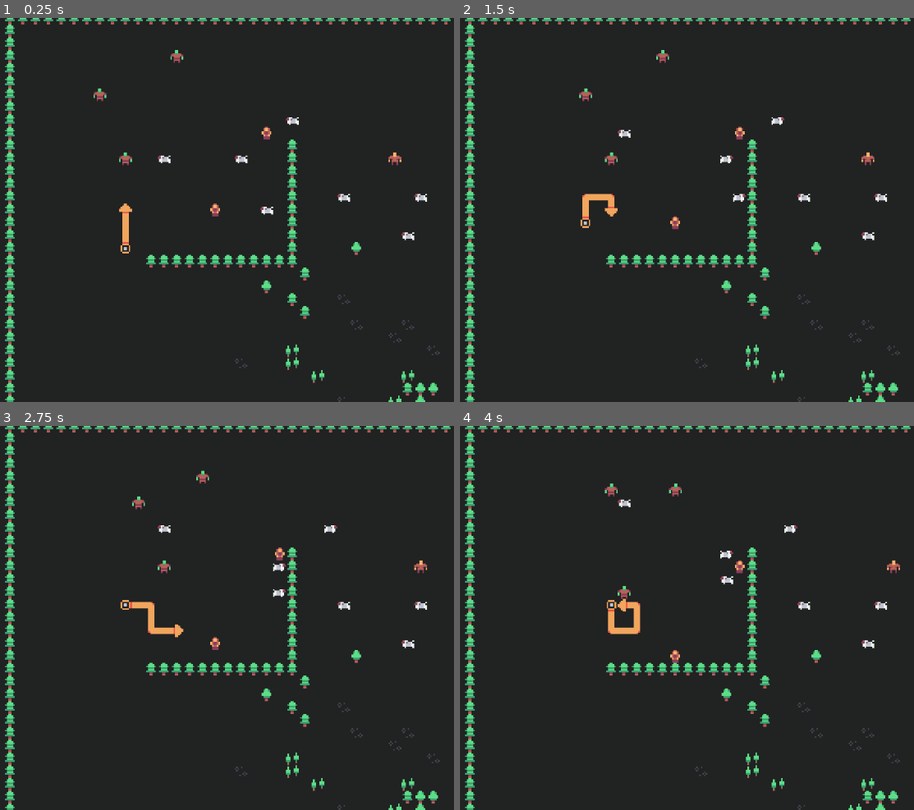
Above: before the commit, frames 1-4 (two rows, left to right).
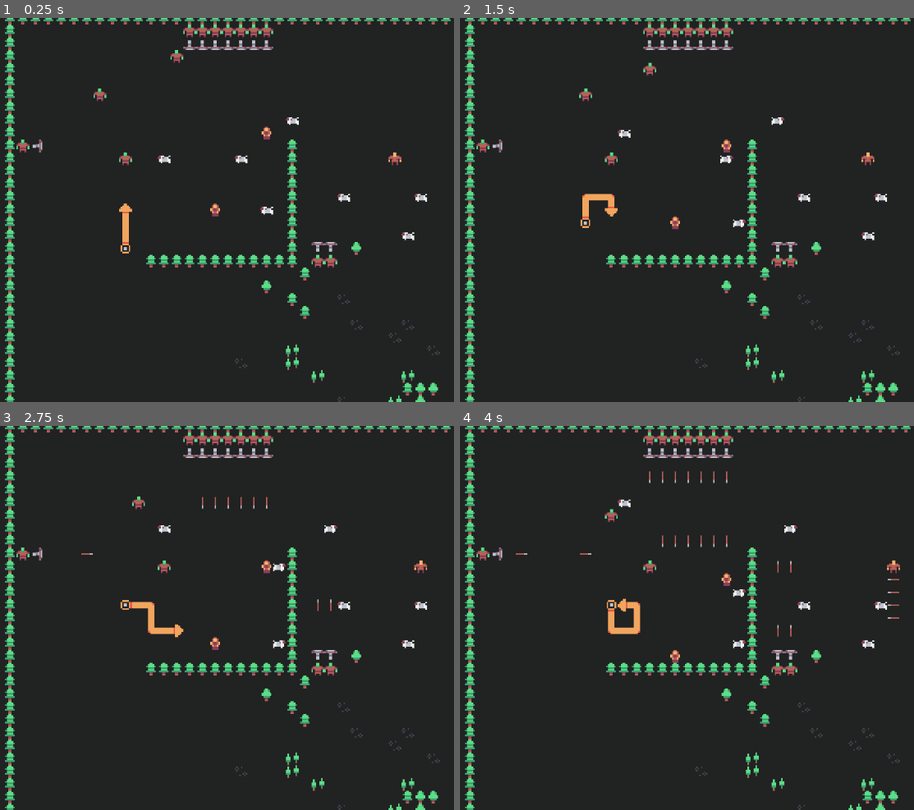
Above: after the commit, the same moments.

Repository: Miziziziz/SnakeLike
Game: Godot game, scene res://levels/TestWorld.tscn
Two runs of this game, one before a commit and one after it. Both use one fixed random seed, a clock stepped at 60 frames per second and the inputs below.
Inputs (mouse positions are in pixels of both pictures, inside the frame that each line leads up to):
- Up to frame 1 (0.25 s): no input
- Up to frame 2 (1.5 s): tap Enter (ui_accept) at 0.5, 0.77 s; move the mouse to (727, 190) at 0.52 s; hold D (move_right) 0.53-1.28 s; move the mouse to (outside the picture) at 1.27 s; hold S (move_down) from 1.28 s (still down)
- Up to frame 3 (2.75 s): tap Enter (ui_accept) at 1.52 s; move the mouse to (190, 533) at 2.02 s; release S (move_down) at 2.03 s; hold D (move_right) from 2.03 s (still down)
- Up to frame 4 (4 s): move the mouse to (550, 694) at 2.77 s; release D (move_right) at 2.78 s; hold W (move_up) 2.78-3.53 s; tap Enter (ui_accept) at 3.02, 3.77 s; move the mouse to (782, 675) at 3.52 s; hold A (move_left) from 3.53 s (still down)

The runs differ from the first frame. In frame 1, 1.0% of the frame differs, in the area x 3-75%, y 1-65%; in frame 2, 1.3%; in frame 3, 1.3%; in frame 4, 1.8%, in the area x 3-97%, y 1-65%.

Commit message:
added orc archers and arrow projectiles

Diff:
--- /dev/null
+++ b/characters/Arrow.gd
@@ -0,0 +1,40 @@
+extends Character
+
+const MOVE_RATE = 1 # steps player moves before this character moves
+var move_counter = 0
+
+func init():
+	var rot = global_rotation_degrees
+	while rot < 0:
+		rot += 360
+	if rot < 45 or rot > 315:
+		cur_direction = DIRECTIONS.UP
+	elif rot >= 45 and rot < 135:
+		cur_direction = DIRECTIONS.RIGHT
+	elif rot >= 135 and rot < 225:
+		cur_direction = DIRECTIONS.DOWN
+	else: #if rot >= 225 and rot < 315:
+		cur_direction = DIRECTIONS.LEFT
+
+func incremement_move_counter():
+	move_counter += 1
+	move_counter %= MOVE_RATE
+	if move_counter == 0:
+		if !move(false):
+			check_to_kill()
+			kill()
+
+
+func check_to_kill():
+	var offset = get_offset_for_dir(cur_direction)
+	var new_pos = global_position + offset
+	for character in get_tree().get_nodes_in_group("characters"):
+		if character.global_position.distance_squared_to(new_pos) < 3:
+				character.kill()
+				return
+	if tilemap.player.head_sprite.global_position.distance_squared_to(new_pos) < 3:
+		tilemap.player.kill()
+
+
+func kill():
+	queue_free()
--- /dev/null
+++ b/characters/Arrow.tscn
@@ -0,0 +1,16 @@
+[gd_scene load_steps=3 format=2]
+
+[ext_resource path="res://colored_tilemap_packed.png" type="Texture" id=1]
+[ext_resource path="res://characters/Arrow.gd" type="Script" id=2]
+
+[node name="Arrow" type="Node2D" groups=[
+"projectiles",
+]]
+script = ExtResource( 2 )
+
+[node name="Sprite" type="Sprite" parent="."]
+position = Vector2( -0.5, -0.5 )
+texture = ExtResource( 1 )
+offset = Vector2( 0.5, 0.5 )
+region_enabled = true
+region_rect = Rect2( 89, 38, 1, 7 )
--- a/characters/Character.gd
+++ b/characters/Character.gd
@@ -4,27 +4,28 @@
 
 onready var tilemap : TileMap = get_parent()
 
-enum DIRECTIONS {UP, DOWN, LEFT, RIGHT}
+enum DIRECTIONS {UP, RIGHT, DOWN, LEFT}
 var cur_direction = DIRECTIONS.UP
 var facing_right = false
 
 var group_to_ignore = ""
 
-func move():
+func move(slide_on_walls=true):
 	if cur_direction == null:
-		return
+		return false
 	var offset = get_offset_for_dir(cur_direction)
 	if tilemap.can_move_to_pos(global_position + offset, true, group_to_ignore):
 		pass
-	elif tilemap.can_move_to_pos(global_position + get_offset_for_dir((cur_direction + 1) % DIRECTIONS.size())):
+	elif slide_on_walls and tilemap.can_move_to_pos(global_position + get_offset_for_dir((cur_direction + 1) % DIRECTIONS.size())):
 		offset = get_offset_for_dir((cur_direction + 1) % DIRECTIONS.size())
-	elif tilemap.can_move_to_pos(global_position + get_offset_for_dir((cur_direction + 3) % DIRECTIONS.size())):
+	elif slide_on_walls and tilemap.can_move_to_pos(global_position + get_offset_for_dir((cur_direction + 3) % DIRECTIONS.size())):
 		offset = get_offset_for_dir((cur_direction + 3) % DIRECTIONS.size())
 	else:
-		return
+		return false
 
 	global_position += offset
 	round_position()
+	return true
 
 func get_offset_for_dir(direction):
 	var offset = Vector2()
--- /dev/null
+++ b/characters/Dummy.gd
@@ -0,0 +1,7 @@
+extends Sprite
+
+
+signal killed
+
+func kill():
+	emit_signal("killed")
--- /dev/null
+++ b/characters/OrcArcher.gd
@@ -0,0 +1,31 @@
+extends Character
+
+const FIRE_RATE = 5 # steps player moves before this character moves
+var move_counter = 0
+
+var arrow_obj = preload("res://characters/Arrow.tscn")
+
+var dead = false
+
+func _ready():
+	$Orc.global_rotation = 0
+	$Orc.connect("killed", self, "kill")
+
+func incremement_move_counter():
+	if dead:
+		return
+	move_counter += 1
+	move_counter %= FIRE_RATE
+	if move_counter == 0:
+		fire()
+
+func fire():
+	var arrow_inst = arrow_obj.instance()
+	tilemap.add_child(arrow_inst)
+	arrow_inst.global_position = $Firepoint.global_position
+	arrow_inst.global_rotation = global_rotation
+	arrow_inst.init()
+
+func kill():
+	$Orc.queue_free()
+	dead = true
--- /dev/null
+++ b/characters/OrcArcher.tscn
@@ -0,0 +1,38 @@
+[gd_scene load_steps=4 format=2]
+
+[ext_resource path="res://colored_tilemap_packed.png" type="Texture" id=1]
+[ext_resource path="res://characters/OrcArcher.gd" type="Script" id=2]
+[ext_resource path="res://characters/Dummy.gd" type="Script" id=3]
+
+[node name="OrcArcher" type="Node2D" groups=[
+"characters",
+]]
+script = ExtResource( 2 )
+
+[node name="Orc" type="Sprite" parent="." groups=[
+"characters",
+"orcs",
+]]
+position = Vector2( 0, 8 )
+texture = ExtResource( 1 )
+region_enabled = true
+region_rect = Rect2( 88, 0, 8, 8 )
+script = ExtResource( 3 )
+
+[node name="BowGraphics" type="Node2D" parent="." groups=[
+"walls",
+]]
+
+[node name="BowBase" type="Sprite" parent="BowGraphics"]
+texture = ExtResource( 1 )
+region_enabled = true
+region_rect = Rect2( 75, 24, 2, 4 )
+
+[node name="BowHead" type="Sprite" parent="BowGraphics"]
+position = Vector2( 0, -3 )
+texture = ExtResource( 1 )
+region_enabled = true
+region_rect = Rect2( 72, 24, 8, 2 )
+
+[node name="Firepoint" type="Node2D" parent="."]
+position = Vector2( 0, -8 )
--- a/environment/TileMap.gd
+++ b/environment/TileMap.gd
@@ -19,6 +19,9 @@
 
 func can_move_to_pos(pos: Vector2, include_characters=true, dont_include_group=""):
 #	if include_player:
+	for wall in get_tree().get_nodes_in_group("walls"):
+		if wall.global_position.distance_squared_to(pos) < 3:
+				return false
 	for position_taken in player.get_positions_taken():
 		if position_taken.distance_squared_to(pos) < 3:
 			return false
--- a/levels/TestWorld.tscn
+++ b/levels/TestWorld.tscn
@@ -7,6 +7,7 @@
 [ext_resource path="res://characters/Sheep.gd" type="Script" id=5]
 [ext_resource path="res://characters/Villager.tscn" type="PackedScene" id=6]
 [ext_resource path="res://characters/Orc.tscn" type="PackedScene" id=7]
+[ext_resource path="res://characters/OrcArcher.tscn" type="PackedScene" id=8]
 
 [sub_resource type="TileSet" id=1]
 1/name = "colored_tilemap_packed.png 1"
@@ -289,3 +290,59 @@
 
 [node name="Orc3" parent="TileMap" instance=ExtResource( 7 )]
 position = Vector2( -28, -100 )
+
+[node name="OrcArcher" parent="TileMap" instance=ExtResource( 8 )]
+position = Vector2( 28, -108 )
+rotation = 3.14159
+
+[node name="OrcArcher8" parent="TileMap" instance=ExtResource( 8 )]
+position = Vector2( 188, -28 )
+rotation = 4.71238
+
+[node name="OrcArcher9" parent="TileMap" instance=ExtResource( 8 )]
+position = Vector2( 188, -20 )
+rotation = 4.71238
+
+[node name="OrcArcher10" parent="TileMap" instance=ExtResource( 8 )]
+position = Vector2( 188, -12 )
+rotation = 4.71238
+
+[node name="OrcArcher11" parent="TileMap" instance=ExtResource( 8 )]
+position = Vector2( 188, -4 )
+rotation = 4.71238
+
+[node name="OrcArcher12" parent="TileMap" instance=ExtResource( 8 )]
+position = Vector2( 60, 20 )
+rotation = 6.28318
+
+[node name="OrcArcher13" parent="TileMap" instance=ExtResource( 8 )]
+position = Vector2( 68, 20 )
+rotation = 6.28318
+
+[node name="OrcArcher14" parent="TileMap" instance=ExtResource( 8 )]
+position = Vector2( -116, -44 )
+rotation = 7.85397
+
+[node name="OrcArcher2" parent="TileMap" instance=ExtResource( 8 )]
+position = Vector2( 20, -108 )
+rotation = 3.14159
+
+[node name="OrcArcher3" parent="TileMap" instance=ExtResource( 8 )]
+position = Vector2( 12, -108 )
+rotation = 3.14159
+
+[node name="OrcArcher4" parent="TileMap" instance=ExtResource( 8 )]
+position = Vector2( 4, -108 )
+rotation = 3.14159
+
+[node name="OrcArcher5" parent="TileMap" instance=ExtResource( 8 )]
+position = Vector2( -4, -108 )
+rotation = 3.14159
+
+[node name="OrcArcher6" parent="TileMap" instance=ExtResource( 8 )]
+position = Vector2( -12, -108 )
+rotation = 3.14159
+
+[node name="OrcArcher7" parent="TileMap" instance=ExtResource( 8 )]
+position = Vector2( -20, -108 )
+rotation = 3.14159
--- a/player/Player.gd
+++ b/player/Player.gd
@@ -1,6 +1,6 @@
 extends Node2D
 
-enum DIRECTIONS {UP, DOWN, LEFT, RIGHT}
+enum DIRECTIONS {UP, RIGHT, DOWN, LEFT}
 var cur_direction = DIRECTIONS.UP
 var last_direction = DIRECTIONS.UP
 
@@ -10,12 +10,13 @@
 
 var dead = false
 
+onready var move_timer = $MoveTimer
 onready var tilemap : TileMap = get_parent()
 
 func _ready():
 	Input.set_mouse_mode(Input.MOUSE_MODE_HIDDEN)
 
-	$MoveTimer.connect("timeout", self, "move")
+	move_timer.connect("timeout", self, "move")
 	var offset = Vector2.DOWN * 8
 	for sprite in sprites:
 		sprite.global_position = offset + head_sprite.global_position
@@ -51,8 +52,10 @@
 		pressed_move = true
 
 	if pressed_move:
+#		if move_timer.wait_time - move_timer.time_left < 0.05:
+#			return # give a little buffer so you dont move twice on accident
+		move_timer.start()
 		move()
-		$MoveTimer.start()
 
 func move():
 	var new_pos = head_sprite.global_position + get_offset_for_dir(cur_direction)
@@ -91,6 +94,14 @@
 		elif character.has_method("incremement_move_counter"):
 			character.incremement_move_counter()
 
+	var projectiles = get_tree().get_nodes_in_group("projectiles")
+	for projectile in projectiles:
+		if projectile.global_position.distance_squared_to(new_pos) < 3:
+			if (projectile.cur_direction + 2) % 4 == cur_direction:
+				kill()
+				projectile.kill()
+		if projectile.has_method("incremement_move_counter"):
+			projectile.incremement_move_counter()
 	last_direction = cur_direction
 
 const ANGLE_SPRITE_POS = Vector2(16, 56)
@@ -193,7 +204,7 @@
 func kill():
 	$AnimationPlayer.play("die")
 	dead = true
-	$MoveTimer.stop()
+	move_timer.stop()
 
 func get_positions_taken():
 	return last_positions + [head_sprite.global_position]
--- a/project.godot
+++ b/project.godot
@@ -23,10 +23,6 @@
 config/name="SnakeLike"
 run/main_scene="res://levels/TestWorld.tscn"
 config/icon="res://icon.png"
-
-[display]
-
-window/size/fullscreen=true
 
 [importer_defaults]
 
Not shown: 1 places in levels/TestWorld.tscn that only renumber resources
